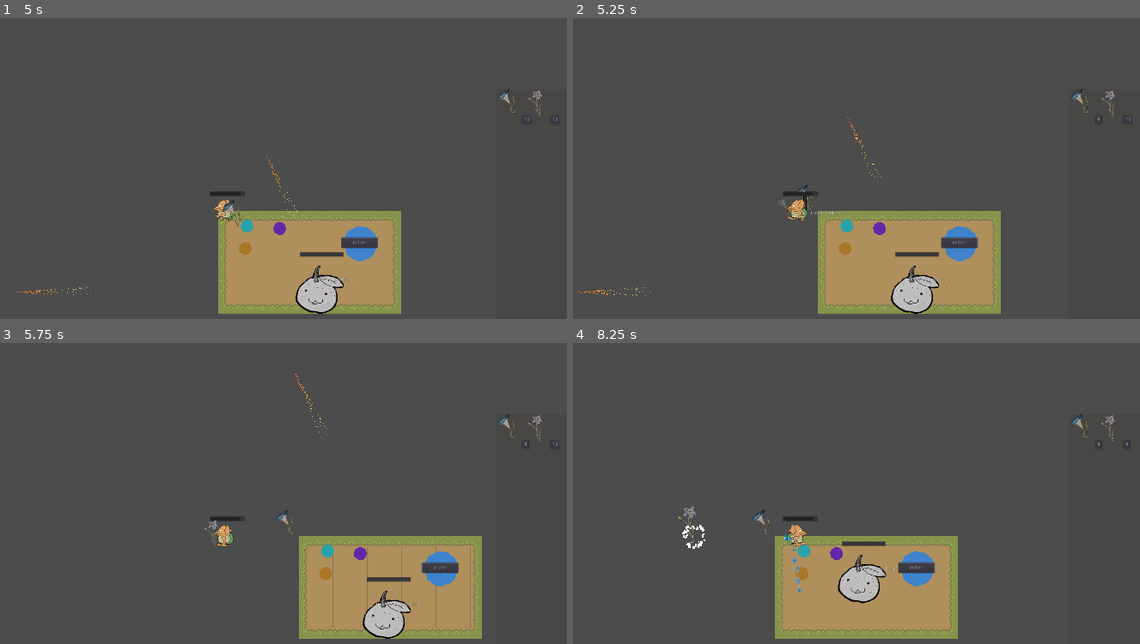
Above: before the commit, frames 1-4 (two rows, left to right).
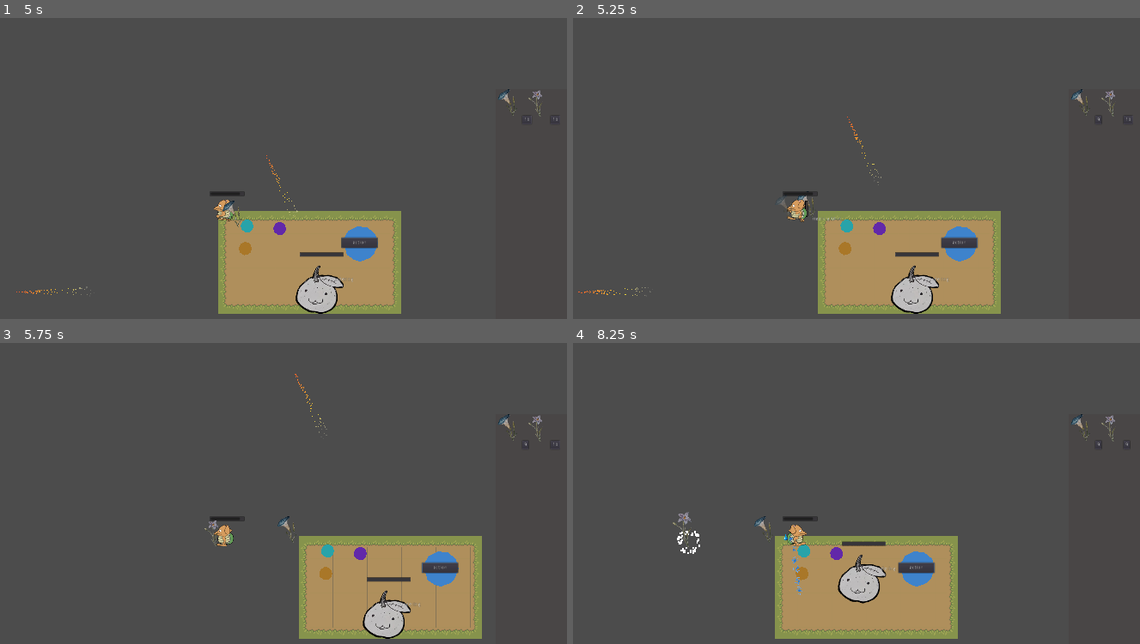
Above: after the commit, the same moments.

Repository: drarbego/magic-garden
Game: Godot game, scene res://Worlds/World.tscn
Same seed, same stepped clock (60 frames per second), same inputs: the game is played once before the commit and once after it.
Inputs (mouse positions are in pixels of both pictures, inside the frame that each line leads up to):
- Up to frame 1 (5 s): click "action" at 0.5 s; move the mouse to (374, 192) at 1.27 s; press the mouse at (374, 192) at 1.28 s; hold Right (ui_right) 1.28-2.03 s; tap Space (ui_select) at 1.52, 2.27, 3.77, 4.52 s; move the mouse to (85, 231) at 2.02 s; release the mouse at (85, 231) at 2.03 s; hold Down (ui_down) 2.03-2.78 s; tap Shift (change_action) at 2.1 s; click (85, 231) at 2.3 s; move the mouse to (294, 126) at 2.77 s; press the mouse at (294, 126) at 2.78 s; hold Right (ui_right) 2.78-3.53 s; tap Enter at 3.5 s; move the mouse to (187, 288) at 3.52 s; release the mouse at (187, 288) at 3.53 s; hold Up (ui_up) 3.53-4.28 s; click (187, 288) at 3.6 s; move the mouse to (430, 267) at 4.27 s; hold Left (ui_left) from 4.28 s (still down); hold Shift (change_action) from 4.28 s (still down); click (430, 267) at 4.55 s
- Up to frame 2 (5.25 s): keep holding Left (ui_left); move the mouse to (590, 153) at 5.02 s; release Shift (change_action) at 5.03 s; click (590, 153) at 5.1 s
- Up to frame 3 (5.75 s): keep holding Left (ui_left); tap Space (ui_select) at 5.27 s
- Up to frame 4 (8.25 s): move the mouse to (828, 535) at 5.77 s; release Left (ui_left) at 5.78 s; press the mouse at (828, 535) at 5.78 s; hold Down (ui_down) 5.78-6.53 s; move the mouse to (692, 439) at 6.52 s; release the mouse at (692, 439) at 6.53 s; hold Right (ui_right) 6.53-7.28 s; tap Shift (change_action) at 6.6 s; tap Space (ui_select) at 6.77, 7.52 s; click (692, 439) at 6.8 s; move the mouse to (947, 517) at 7.27 s; press the mouse at (947, 517) at 7.28 s; hold Up (ui_up) 7.28-8.03 s; move the mouse to (658, 556) at 8.02 s; release the mouse at (658, 556) at 8.03 s; hold Right (ui_right) from 8.03 s (still down); click (658, 556) at 8.1 s

Frame 1 is identical in both runs. In frame 2, 0.1% of the frame differs, in the area x 39-48%, y 55-68%; in frame 3, 0.1%; in frame 4, 0.4%, in the area x 17-35%, y 54-71%.

Commit message:
Align plant position to tilemap, and break plant animations :P

Diff:
--- a/ActionTypes/PlantingAction.gd
+++ b/ActionTypes/PlantingAction.gd
@@ -42,10 +42,19 @@
 		self.current_plant = (self.current_plant + 1) % len(self.available_plants)
 		self.update_current_plant_texture()
 
+func _get_plant_position():
+	var tile_map = self.player.world.get_node("TileMap")
+	var tile_coords = tile_map.world_to_map(self.player.global_position)
+
+	return Vector2(
+		tile_coords.x * tile_map.cell_size.x + (tile_map.cell_size.x/2),
+		tile_coords.y * tile_map.cell_size.y + (tile_map.cell_size.y/2)
+	)
+
 func shoot():
 	if self.player.near_plants.empty() and self.has_enough_plants():
 		var plant = self.available_plants[self.current_plant].instance().init(self.player)
-		plant.global_position = self.player.global_position
+		plant.global_position = self._get_plant_position()
 		self.player.world.spawn_plant(plant)
 		self.decrease_current_plant_by(1)
 
--- a/Engine/Plant/Plant.gd
+++ b/Engine/Plant/Plant.gd
@@ -94,6 +94,7 @@
 func update_graphics():
 	if self.stage == 0:
 		$Sprite.set_texture(self.texture_stage_0)
+		$AnimationPlayer.play("sprout")
 	if self.stage == 1:
 		$Sprite.set_texture(self.texture_stage_1)
 	if self.stage == 2:
@@ -134,7 +135,6 @@
 		var anim_speed =  0.5 / max(0.1, self.water_content / self.max_water_content)
 		$AnimationPlayer.play("water", -1, anim_speed)
 	else:
-		$AnimationPlayer.stop()
 		$WaterDrop.visible = false
 
 func handle_impact(projectile):
